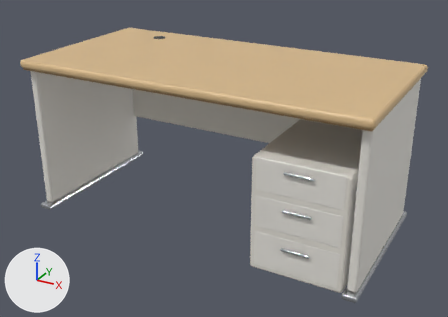
Before and after pictures for a commit that changed the glTF model assets/models/desk.glb.
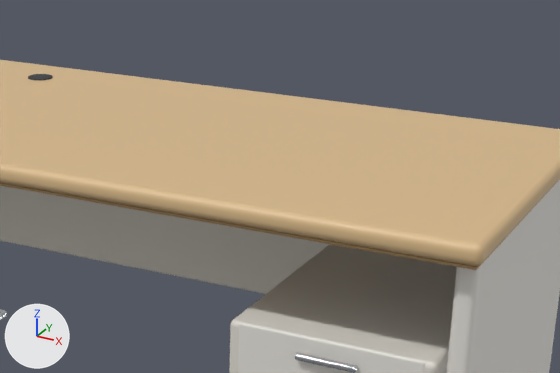
Each version is shown whole from a 50 mm camera at (1.288, -2.315, 1.072) aimed at (0.043, -0.053, -0.059), then close up on the part from 31% to 92% of the width and 0% to 57% of the height. The lights are fixed; the arrows at lower left show +X, +Y and +Z. The first two pictures are the older version.
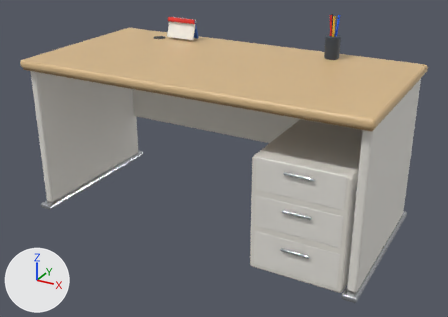
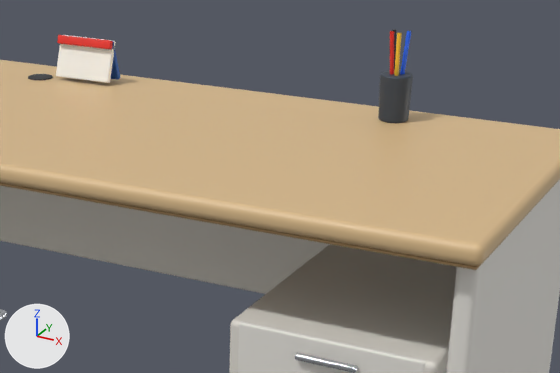
Location of each change, [x1, y1, x2, y2] in pixels of the close-ups (560 x 373 px):
'Cube.014', added
    after: [56, 35, 116, 83]
'Cone.001', added
    after: [378, 71, 413, 123]
'Cube.016', added (red)
    after: [57, 35, 113, 50]
'Cone.003', added
    after: [400, 31, 411, 74]
'Cone.004', added
    after: [394, 32, 402, 76]
'Cube.015', added
    after: [110, 42, 120, 80]
'Cone.002', added
    after: [390, 31, 394, 74]
'Cone.005', added
    after: [392, 29, 396, 70]

The change, as a diff of the scene's bpy script:
```diff
--- a/assets/models/desk.glb.py
+++ b/assets/models/desk.glb.py
@@ ob_cube_016 @@
+ob_cube_016 = bpy.data.objects.new('Cube.016', me_cube_016)  # 24 vertices, 44 faces; spans x -0.075..0.075, y -0.009..0.009, z -0.011..0.011; in mat_caltop (red #e63127)
+ob_cube_016.location = (-0.38, 0.28, 0.465)
@@ ob_cube_015 @@
+ob_cube_015 = bpy.data.objects.new('Cube.015', me_cube_015)  # 24 vertices, 44 faces; spans x -0.075..0.075, y -0.021..0.021, z -0.049..0.049; in mat_calback (blue #2b5fb4)
+ob_cube_015.location = (-0.38, 0.3, 0.425)
@@ ob_cube_014 @@
+ob_cube_014 = bpy.data.objects.new('Cube.014', me_cube_014)  # 24 vertices, 44 faces; spans x -0.075..0.075, y -0.021..0.021, z -0.049..0.049; in mat_calpage (white #fbfaf5)
+ob_cube_014.location = (-0.38, 0.28, 0.425)
@@ ob_cone_005 @@
+ob_cone_005 = bpy.data.objects.new('Cone.005', me_cone_005)  # 16 vertices, 28 faces; spans x -0.01..0.01, y -0.0092..0.0092, z -0.0702..0.0702; in mat_pen3 (black #25282d)
+ob_cone_005.location = (0.388, 0.3, 0.49)
@@ ob_cone_004 @@
+ob_cone_004 = bpy.data.objects.new('Cone.004', me_cone_004)  # 16 vertices, 28 faces; spans x -0.0067..0.0067, y -0.01..0.01, z -0.0702..0.0702; in mat_pen2 (yellow #f2c337)
+ob_cone_004.location = (0.404, 0.278, 0.49)
@@ ob_cone_003 @@
+ob_cone_003 = bpy.data.objects.new('Cone.003', me_cone_003)  # 16 vertices, 28 faces; spans x -0.01..0.01, y -0.0084..0.0084, z -0.0702..0.0702; in mat_pen1 (blue #2b6bff)
+ob_cone_003.location = (0.412, 0.298, 0.49)
@@ ob_cone_002 @@
+ob_cone_002 = bpy.data.objects.new('Cone.002', me_cone_002)  # 16 vertices, 28 faces; spans x -0.0092..0.0092, y -0.0071..0.0071, z -0.0702..0.0702; in mat_pen0 (red #e63127)
+ob_cone_002.location = (0.39, 0.285, 0.49)
@@ ob_cone_001 @@
+ob_cone_001 = bpy.data.objects.new('Cone.001', me_cone_001)  # 120 vertices, 236 faces; spans x -0.0349..0.0349, y -0.0349..0.0349, z -0.05..0.05; in mat_pencup (dark blue #3a4451)
+ob_cone_001.location = (0.4, 0.29, 0.42)
```
